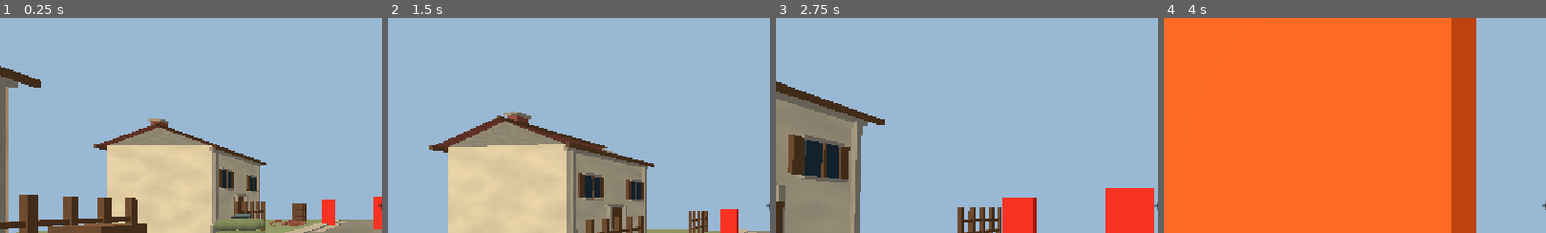
Above: before the commit, frames 1-4 (left to right).
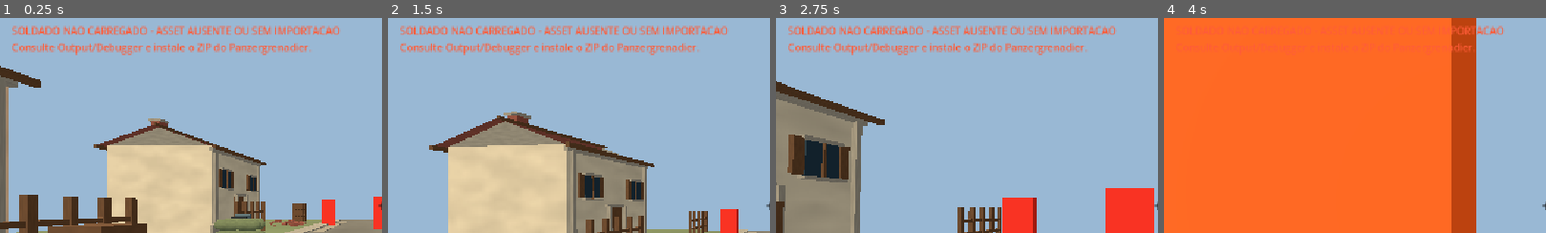
Above: after the commit, the same moments.

Repository: Evertonzinn/ww2-fps
Game: Godot game, scene res://main.tscn
Two runs of this game, one before a commit and one after it. Both use one fixed random seed, a clock stepped at 60 frames per second and the inputs below.
Inputs (mouse positions are % of the whole screen's width and height, from its top left):
- Up to frame 1 (0.25 s): no input
- Up to frame 2 (1.5 s): tap Enter at 0.5 s; move the mouse to (55, 50) at 0.52 s; hold W from 0.53 s (still down); tap R at 0.6 s; click (55, 50) at 0.67 s; tap Space at 0.77 s; move the mouse to (45, 50) at 1.27 s; tap 1 at 1.35 s
- Up to frame 3 (2.75 s): keep holding W; tap Space at 1.52 s; move the mouse to (52, 48) at 2.02 s; tap 2 at 2.1 s
- Up to frame 4 (4 s): keep holding W; move the mouse to (49, 52) at 2.77 s; tap Shift at 2.85 s; click (49, 52) at 2.92 s; tap Space at 3.02, 3.77 s; move the mouse to (57, 51) at 3.52 s; tap R at 3.6 s
The pictures show only the part of the screen within x 0-50%, y 6-56%; the shares and areas given below are measured in that part.

The runs differ from the first frame. In frame 1, 4.1% of the frame differs, in the area x 3-90%, y 3-18%; in frame 2, 4.1%; in frame 3, 4.1%; in frame 4, 0.4%.

Commit message:
fix: instantiate first enemy after World setup with deterministic logs

Diff:
--- a/main.tscn
+++ b/main.tscn
@@ -6,7 +6,6 @@
 [ext_resource type="Script" path="res://world_props.gd" id="4_world"]
 [ext_resource type="Script" path="res://hud.gd" id="5_hud"]
 [ext_resource type="Script" path="res://graphics_menu.gd" id="6_graphics"]
-[ext_resource type="PackedScene" path="res://enemy_soldier.tscn" id="7_enemy"]
 
 [sub_resource type="BoxMesh" id="GroundMesh"]
 size = Vector3(40, 1, 40)
@@ -185,12 +184,6 @@
 
 [node name="CollisionShape3D" type="CollisionShape3D" parent="TargetRight"]
 shape = SubResource("TargetShape")
-
-# First enemy appears near the initial player view, in the road and before red targets.
-# Temporary placement for asset/visibility diagnostics; no AI or weapon changes.
-[node name="EnemySoldierTest" parent="." instance=ExtResource("7_enemy")]
-position = Vector3(1.0, 0, -4.0)
-rotation = Vector3(0, 3.1415927, 0)
 
 [node name="HUD" type="CanvasLayer" parent="."]
 script = ExtResource("5_hud")
--- a/world_props.gd
+++ b/world_props.gd
@@ -1,6 +1,7 @@
 extends Node3D
 
 const VillageProps = preload("res://environment/prop_builder.gd")
+const EnemySoldierScene = preload("res://enemy_soldier.tscn")
 
 # Vila de testes gerada em tempo de execucao: sem downloads, texturas ou assets externos.
 var stone: StandardMaterial3D
@@ -47,6 +48,25 @@
 	_tree("TreeWest", Vector3(-18.0, 0.0, 12.0))
 	_tree("TreeEast", Vector3(18.0, 0.0, -17.0))
 	VillageProps.populate(self, stone, timber, grass, brick)
+	# Defer instantiation until the World finishes its setup and child ready pass.
+	call_deferred("_spawn_initial_enemy")
+	print("WW2 FPS world: enemy spawn scheduled")
+
+func _spawn_initial_enemy() -> void:
+	# Idempotent: levels with an authored enemy won't create a duplicate.
+	var existing: Node3D = get_node_or_null("EnemySoldierTest") as Node3D
+	if existing != null:
+		print("WW2 FPS world: EnemySoldierTest already in tree at ", existing.global_position)
+		return
+	var soldier: Node3D = EnemySoldierScene.instantiate() as Node3D
+	if soldier == null:
+		push_error("WW2 FPS world: cannot instantiate res://enemy_soldier.tscn")
+		return
+	soldier.name = "EnemySoldierTest"
+	soldier.position = Vector3(1.0, 0.0, -4.0)
+	soldier.rotation.y = PI
+	add_child(soldier)
+	print("WW2 FPS world: EnemySoldierTest added to SceneTree at ", soldier.global_position)
 
 func _material(tint: Color) -> StandardMaterial3D:
 	var material: StandardMaterial3D = StandardMaterial3D.new()
Not shown, added: docs/v103-enemy-spawn.md
